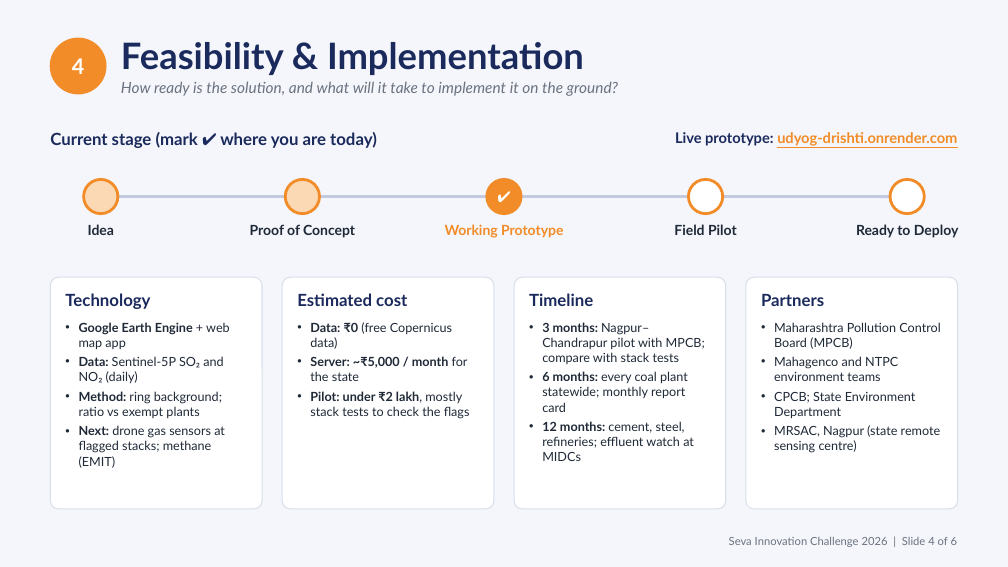
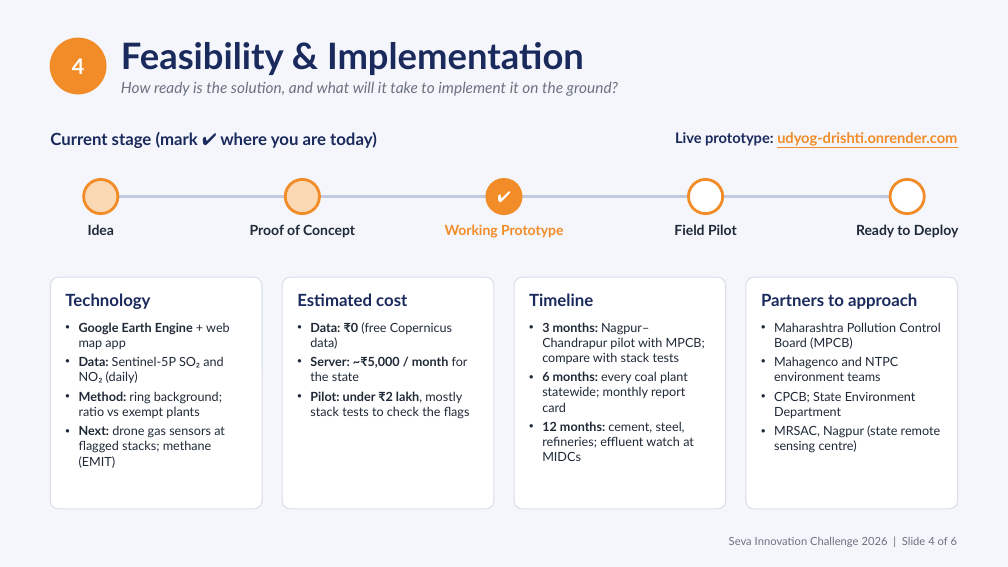
Before and after one commit to sujalappa/udyog-drishti, a slide deck: slide 4 of presentation/Udyog-drishti_AI_Seva_2026.pptx. Drawn at 1008x567 pixels with LibreOffice and Linux fonts; fonts in the diff are those of the drawing. Boxes give left, top, right and bottom in pixels: in the first picture for what was removed or moved away, otherwise in the second. Text is boxed around its words. In the diff, an @@ line names an element or a change of style, - is before the commit and + after.

```diff
--- a/presentation/Udyog-drishti_AI_Seva_2026.pptx
+++ b/presentation/Udyog-drishti_AI_Seva_2026.pptx
@@ text at (761, 293, 917, 309): text changed @@
-Partners
+Partners to approach
```
Also in this commit, not shown: 1 other file.
